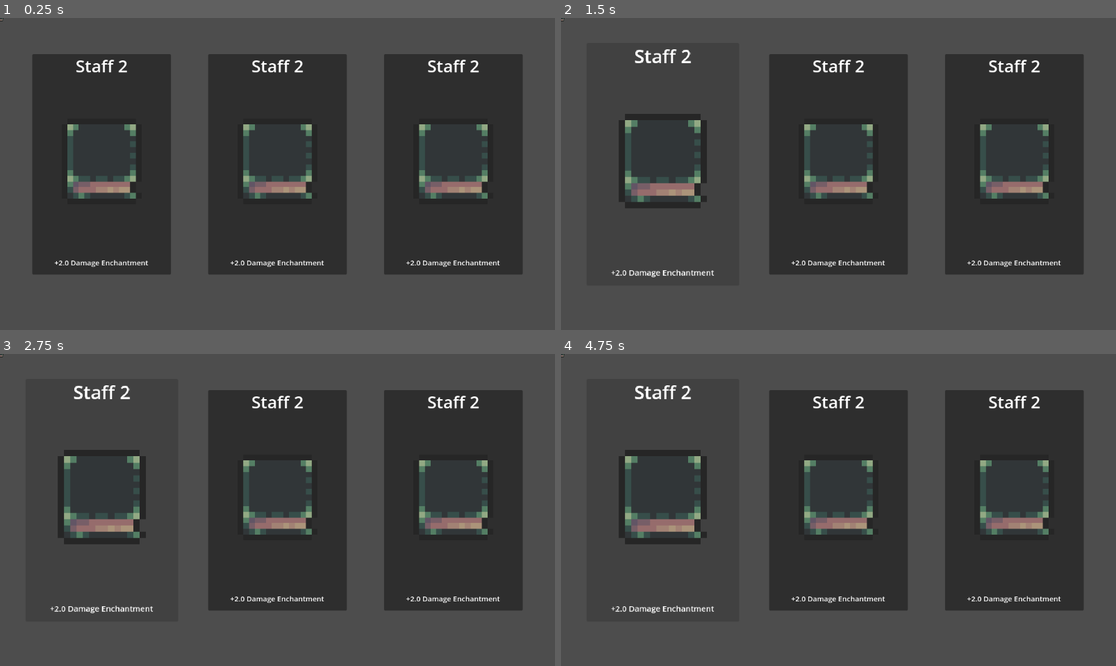
Above: before the commit, frames 1-4 (two rows, left to right).
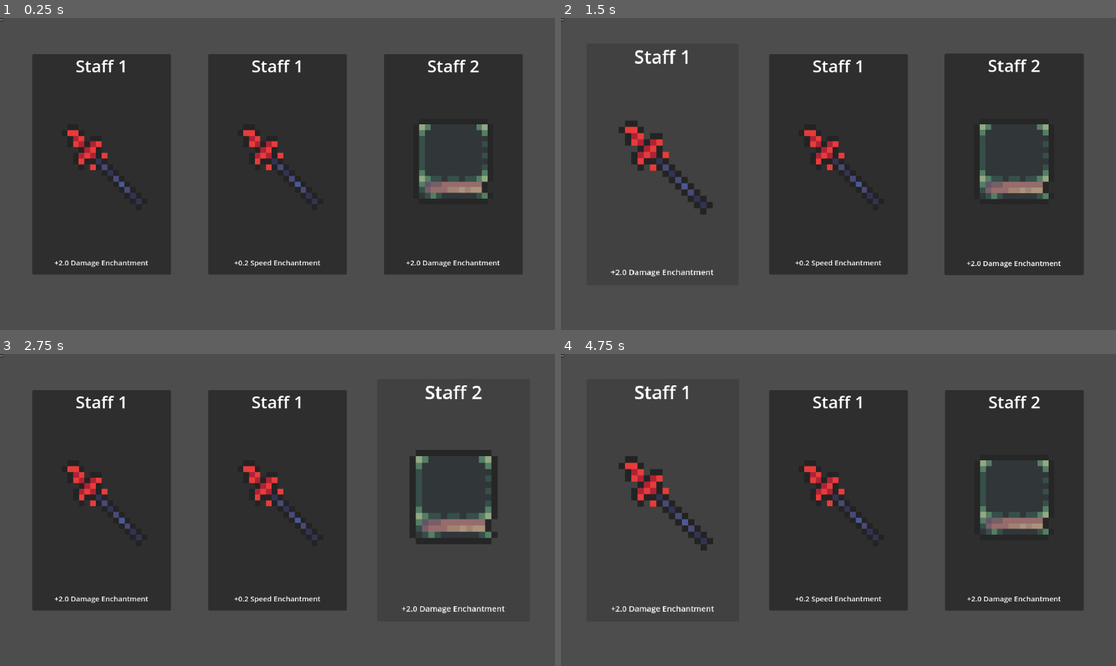
Above: after the commit, the same moments.

Repository: MadeInShineA/goose-defender
Game: Godot game, scene res://scenes/main.tscn
Same seed, same stepped clock (60 frames per second), same inputs: the game is played once before the commit and once after it.
Inputs (mouse positions are in pixels of both pictures, inside the frame that each line leads up to):
- Up to frame 1 (0.25 s): no input
- Up to frame 2 (1.5 s): click "Staff 2" at 0.5 s; click (660, 164) at 1.25 s, where only the run after the commit has a clickable "Staff 1"
- Up to frame 3 (2.75 s): click "Staff 2" at 2 s
- Up to frame 4 (4.75 s): click (660, 500) at 2.75 s, where only the run after the commit has a clickable "Staff 1"; click "Staff 2" at 3.5 s; click (660, 500) at 4.25 s, where only the run after the commit has a clickable "Staff 1"

The runs differ from the first frame. In frame 1, 3.1% of the frame differs, in the area x 12-59%, y 13-80%; in frame 2, 4.8%; in frame 3, 5.5%, in the area x 9-91%, y 10-84%; in frame 4, 4.0%.

Commit message:
Apply enchantment, kind of...

Diff:
--- a/scripts/enchantments/enchantment.gd
+++ b/scripts/enchantments/enchantment.gd
@@ -8,8 +8,8 @@
 func on_apply(target: Enchantable):
 	print(target.name, " enchanted with ", enchantment_name)
 
-func on_update(target: Enchantable, delta: float):
-	pass  # Override this for time-based effects
+# func on_update(target: Enchantable, delta: float):
+# 	pass  # Override this for time-based effects
 
 func on_remove(target: Enchantable):
 	print(enchantment_name, " removed from ", target.name)
--- a/scripts/ui/enchanting_ui.gd
+++ b/scripts/ui/enchanting_ui.gd
@@ -1,7 +1,9 @@
 extends Control
 
+signal apply_enchantment
+
 var spell_panels: Array[Panel] = []
-var rng = RandomNumberGenerator.new()
+# var rng = RandomNumberGenerator.new()
 
 func _ready() -> void:
 	hide()
@@ -15,12 +17,18 @@
 	# Generate random enchantments
 	for spell_panel in spell_panels:
 		# random enchantable (Player, weapon1, weapon2, ...)
-		var rand_num = rng.randf_range(0, enchantables.size())
+		var rand_able = randi() % enchantables.size() # rng.randf_range(0, enchantables.size())
 
-		var size = enchantments.size()
-		var random_key = enchantments.keys()[randi() % size]
+		var random_key = enchantments.keys()[randi() % enchantments.size()]
 		var random_enchant = enchantments[random_key]
 
-		spell_panel.set_enchant(enchantables[rand_num], random_enchant)
+		spell_panel.set_enchant(enchantables[rand_able], random_enchant)
 
 	show()
+
+
+func _on_enchant_selected(enchantable, enchantment) -> void:
+	print("Selected {enchantable_name}".format(enchantable))
+	# TODO: apply enchantment to player or weapon
+	apply_enchantment.emit()
+	hide()
--- a/scripts/ui/spell_button.gd
+++ b/scripts/ui/spell_button.gd
@@ -4,6 +4,3 @@
 
 func _ready() -> void:
 	parent = get_node("..")
-
-func _pressed() -> void:
-	pass
--- a/scripts/ui/spell_enchant.gd
+++ b/scripts/ui/spell_enchant.gd
@@ -1,4 +1,6 @@
 extends Panel
+
+signal enchant_selected
 
 @export_category("Hover animations")
 @export var intensity: float = 0.1
@@ -8,17 +10,23 @@
 var spellImage: TextureRect
 var descriptionLabel: Label
 
+var current_enchantable: Enchantable
+var current_enchantment: Enchantment
+
 func _ready() -> void:
 	nameLabel = get_node("Button/Name")
 	spellImage = get_node("Button/SpellIcon")
 	descriptionLabel = get_node("Button/Description")
 
 func set_enchant(able: Enchantable, e: Enchantment) -> void:
+	current_enchantable = able
+	current_enchantment = e
+
 	nameLabel.text = able.enchantable_name
 	spellImage.texture = able.enchantment_texture
 	descriptionLabel.text = "+{enchantment_boost} {enchantment_name}".format(e)
 
-func _process(delta: float) -> void:
+func _process(_delta: float) -> void:
 	# Get all the children buttons of this Node
 	for button: Button in get_children():
 		button.pivot_offset = button.size / 2
@@ -27,8 +35,11 @@
 		else:
 			button.scale = button.scale.lerp(Vector2.ONE, duration)
 
-func start_tween(object: Object, property: NodePath, final_val: Variant, duration: float) -> void:
+func start_tween(object: Object, property: NodePath, final_val: Variant, _duration: float) -> void:
 	var tween = create_tween()
-	tween.tween_property(object, property, final_val, duration)
+	tween.tween_property(object, property, final_val, _duration)
 	await tween.finished
 	tween.kill()
+
+func _on_enchant_selected() -> void:
+	enchant_selected.emit(current_enchantable, current_enchantment)
